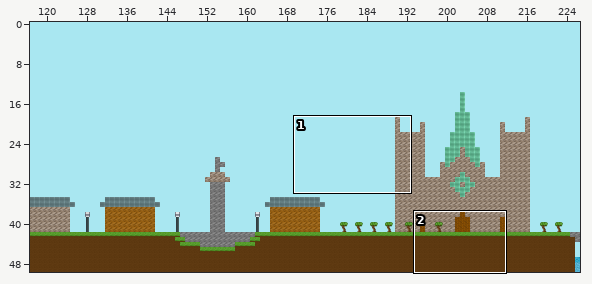
Two states of a Tiled map, public/assets/uio/NTNU-1.tmx. Above: a wide view before the commit, with the close-up outlined.
Close-up. First the earlier version:
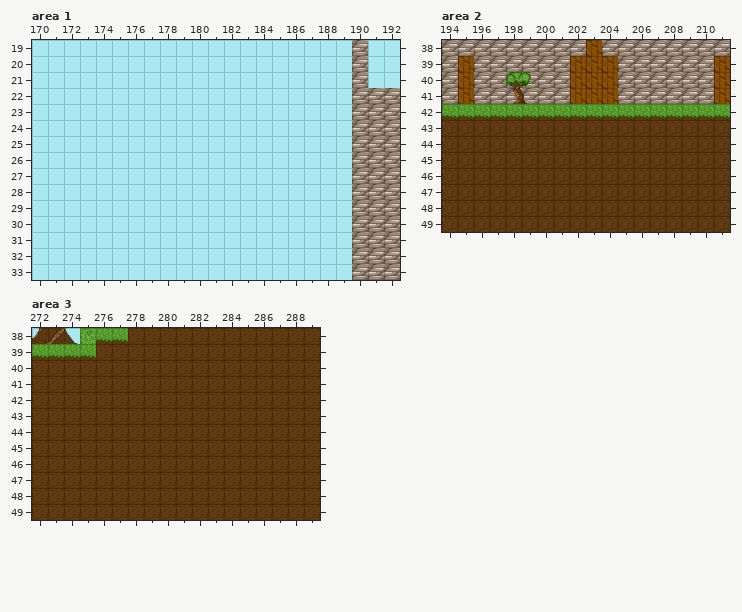
Cells are 32x32 px. Shown: area 1 x 170..192, y 19..33; area 2 x 194..211, y 38..49; area 3 x 272..289, y 38..49. The commit also changed other parts of the map, which this record leaves out. Tiles whose own drawing changed are shown in their newer look in all pictures. The old version is drawn lined up with the new one.
After:
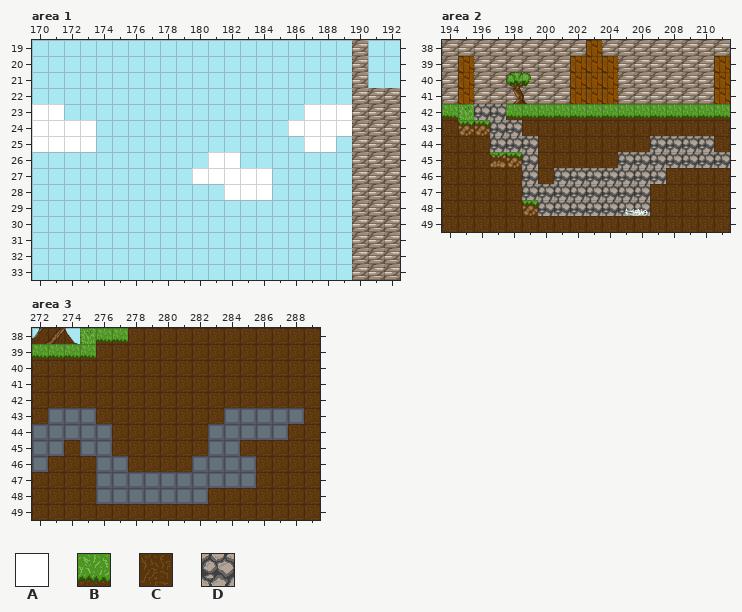
Key: from "tileset": A 35, B 42, C 63, D 83.
_ is an empty cell, # one hidden under a higher layer.
Commit message: Adding second hiding layer.
The edit:
map size 500x50 -> 370x50 cells
Layer "ground", area 1:
y 23: x 170..171 __ -> AA; x 187..189 ___ -> AAA
y 24: x 170..173 ____ -> AAAA; x 186..189 ____ -> AAAA
y 25: x 170..173 ____ -> AAAA; x 187..188 __ -> AA
y 26: x 181..182 __ -> AA
y 27: x 180..184 _____ -> AAAAA
y 28: x 182..184 ___ -> AAA
Layer "background", area 2:
y 42: x 196..197 ## -> DD
y 43: x 197..198 ## -> DD
y 44: x 197..199 ### -> DDD; x 207..210 #### -> DDDD
y 45: x 199 # -> D; x 205..211 ####### -> DDDDDDD
y 46: x 199 # -> D; x 201..207 ####### -> DDDDDDD
y 47: x 199..206 ######## -> DDDDDDDD
y 48: x 200..206 ####### -> DDDDDDD
Layer "hiding" (removed), area 2:
y 42: x 195..197 BBB -> ___
y 43: x 195..198 CCCC -> ____
y 44: x 197..199 CCC -> ___; x 207..210 CCCC -> ____
y 45: x 197..199 CCC -> ___; x 205..211 CCCCCCC -> _______
y 46: x 199 C -> _; x 201..207 CCCCCCC -> _______
y 47..48: x 199..206 CCCCCCCC -> ________
Layer "hiding" (removed), area 3:
y 43: x 273..275 CCC -> ___; x 284..288 CCCCC -> _____
y 44: x 272..276 CCCCC -> _____; x 283..287 CCCCC -> _____
y 45: x 272..273 CC -> __; x 275..276 CC -> __; x 283..284 CC -> __
y 46: x 272 C -> _; x 276..277 CC -> __; x 282..285 CCCC -> ____
y 47: x 276..285 CCCCCCCCCC -> __________
y 48: x 276..282 CCCCCCC -> _______
Pixel boxes of the changes (left, top, right, bottom) in both close-ups:
added: (32, 104, 96, 152)
added: (288, 104, 352, 152)
added: (192, 152, 272, 200)
changed: (458, 104, 730, 216)
removed: (32, 408, 304, 504)
